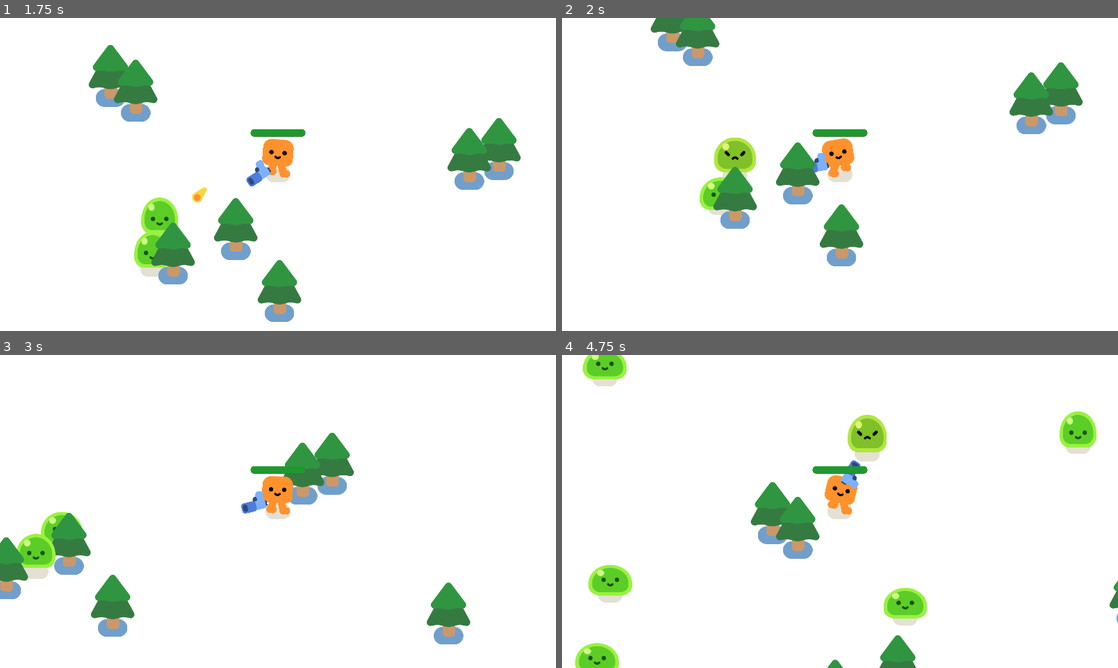
Above: before the commit, frames 1-4 (two rows, left to right).
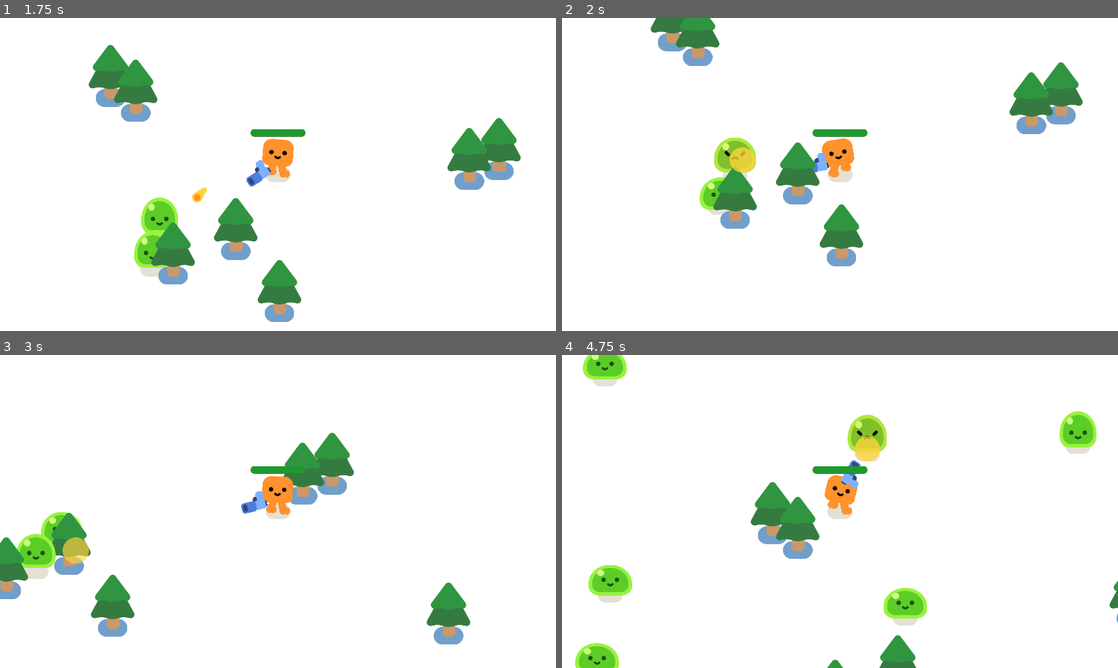
Above: after the commit, the same moments.

Repository: onegm/ZombieBasher
Game: Godot game, scene res://game.tscn
The game is run twice, just before and just after one commit, with the same random seed, the same clock (stepped at 60 frames per second) and the same inputs.
Inputs:
- Up to frame 1 (1.75 s): hold D (move_right) 0.53-1.28 s; hold S (move_down) from 1.28 s (still down)
- Up to frame 2 (2 s): keep holding S (move_down)
- Up to frame 3 (3 s): release S (move_down) at 2.03 s; hold D (move_right) 2.03-2.78 s; hold W (move_up) from 2.78 s (still down)
- Up to frame 4 (4.75 s): release W (move_up) at 3.53 s; hold A (move_left) from 3.53 s (still down)

Frame 1 is identical in both runs. In frame 2, 0.3% of the frame differs, in the area x 30-35%, y 41-50%; in frame 3, 0.3%, in the area x 11-16%, y 58-67%; in frame 4, 0.3%.

Commit message:
Adding pistol & bullet vfx

Diff:
--- a/VFX/muzzle_flash/muzzle_flash.gd
+++ b/VFX/muzzle_flash/muzzle_flash.gd
@@ -5,7 +5,7 @@
 
 func _ready():
 	var tween = create_tween().set_parallel(true).set_ease(Tween.EASE_OUT).set_trans(Tween.TRANS_BACK)
-	tween.tween_property(sprite, "position:x", 16.0, 0.25)
+	tween.tween_property(sprite, "position:x", 8.0, 0.25)
 	tween.tween_property(sprite, "scale", Vector2.ONE * 1.25, 0.25)
 	tween.tween_property(sprite, "modulate:a", 0.0, 0.25).set_delay(0.1)
 	tween.chain().tween_callback(queue_free)
--- a/VFX/muzzle_flash/muzzle_flash.tscn
+++ b/VFX/muzzle_flash/muzzle_flash.tscn
@@ -2,7 +2,6 @@
 
 [ext_resource type="Script" path="res://VFX/muzzle_flash/muzzle_flash.gd" id="1_wouey"]
 [ext_resource type="Texture2D" uid="uid://brgpjilf7s2ul" path="res://VFX/muzzle_flash/muzzle_flash.png" id="2_6pgu4"]
-
 
 [node name="MuzzleFlash" type="Node2D"]
 script = ExtResource("1_wouey")
--- a/weapons/pistol/bullet/bullet.gd
+++ b/weapons/pistol/bullet/bullet.gd
@@ -4,6 +4,9 @@
 var damage = 1
 var max_range = 1200
 var travelled_distance = 0
+
+@export
+var impact_scene : PackedScene
 
 func _ready():
 	body_entered.connect(on_body_entered)
@@ -21,3 +24,7 @@
 	queue_free()
 	if body.has_method("take_damage"):
 		body.take_damage(damage)
+
+	var impact = impact_scene.instantiate()
+	impact.global_position = global_position
+	add_sibling(impact)
--- a/weapons/pistol/bullet/bullet.tscn
+++ b/weapons/pistol/bullet/bullet.tscn
@@ -1,8 +1,8 @@
-[gd_scene load_steps=4 format=3 uid="uid://pw413e725wqw"]
+[gd_scene load_steps=5 format=3 uid="uid://pw413e725wqw"]
 
 [ext_resource type="Script" path="res://weapons/pistol/bullet/bullet.gd" id="1_5axeu"]
 [ext_resource type="Texture2D" uid="uid://dftkbqwsfd68r" path="res://weapons/pistol/bullet/projectile.png" id="1_q8ndo"]
-
+[ext_resource type="PackedScene" uid="uid://kcl4efkvrany" path="res://VFX/impact/impact.tscn" id="2_tqc2k"]
 
 [sub_resource type="CircleShape2D" id="CircleShape2D_vm5i0"]
 radius = 14.0
@@ -12,6 +12,7 @@
 collision_layer = 0
 collision_mask = 3
 script = ExtResource("1_5axeu")
+impact_scene = ExtResource("2_tqc2k")
 
 [node name="Projectile" type="Sprite2D" parent="."]
 position = Vector2(-11, 0)
--- a/weapons/pistol/pistol.gd
+++ b/weapons/pistol/pistol.gd
@@ -3,6 +3,9 @@
 
 @onready
 var bullet_point = $GunPivotPoint/Pistol/BulletPoint
+
+@export
+var muzzle_flash : PackedScene
 
 func target_enemy(enemies_in_range):
 	var closest = enemies_in_range.front()
@@ -19,3 +22,7 @@
 	bullet.global_position = bullet_point.global_position
 	bullet.global_rotation = bullet_point.global_rotation
 	bullet_point.add_child(bullet)
+
+	var flash = muzzle_flash.instantiate()
+	flash.global_position = Vector2.ZERO
+	bullet_point.add_child(flash)
--- a/weapons/pistol/pistol.tscn
+++ b/weapons/pistol/pistol.tscn
@@ -1,6 +1,7 @@
-[gd_scene load_steps=5 format=3 uid="uid://buwbdnbx71mx1"]
+[gd_scene load_steps=6 format=3 uid="uid://buwbdnbx71mx1"]
 
 [ext_resource type="Script" path="res://weapons/pistol/pistol.gd" id="1_stn2x"]
+[ext_resource type="PackedScene" uid="uid://c1b2kbuq1if08" path="res://VFX/muzzle_flash/muzzle_flash.tscn" id="2_06nw8"]
 [ext_resource type="PackedScene" uid="uid://pw413e725wqw" path="res://weapons/pistol/bullet/bullet.tscn" id="2_pe3e1"]
 [ext_resource type="Texture2D" uid="uid://cswb5do8rrj7q" path="res://weapons/pistol/pistol.png" id="3_dvr7i"]
 
@@ -11,6 +12,7 @@
 collision_layer = 0
 collision_mask = 2
 script = ExtResource("1_stn2x")
+muzzle_flash = ExtResource("2_06nw8")
 bullet_scene = ExtResource("2_pe3e1")
 
 [node name="CollisionShape2D" type="CollisionShape2D" parent="."]
